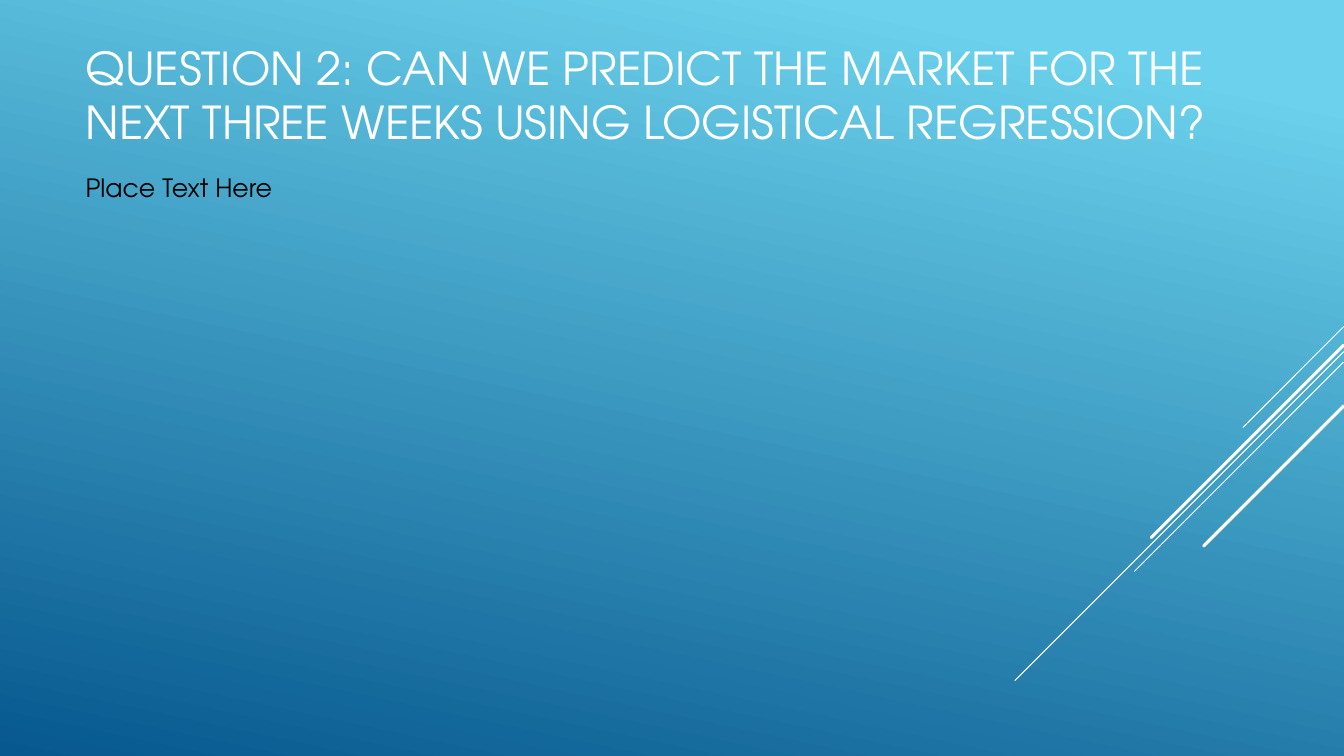
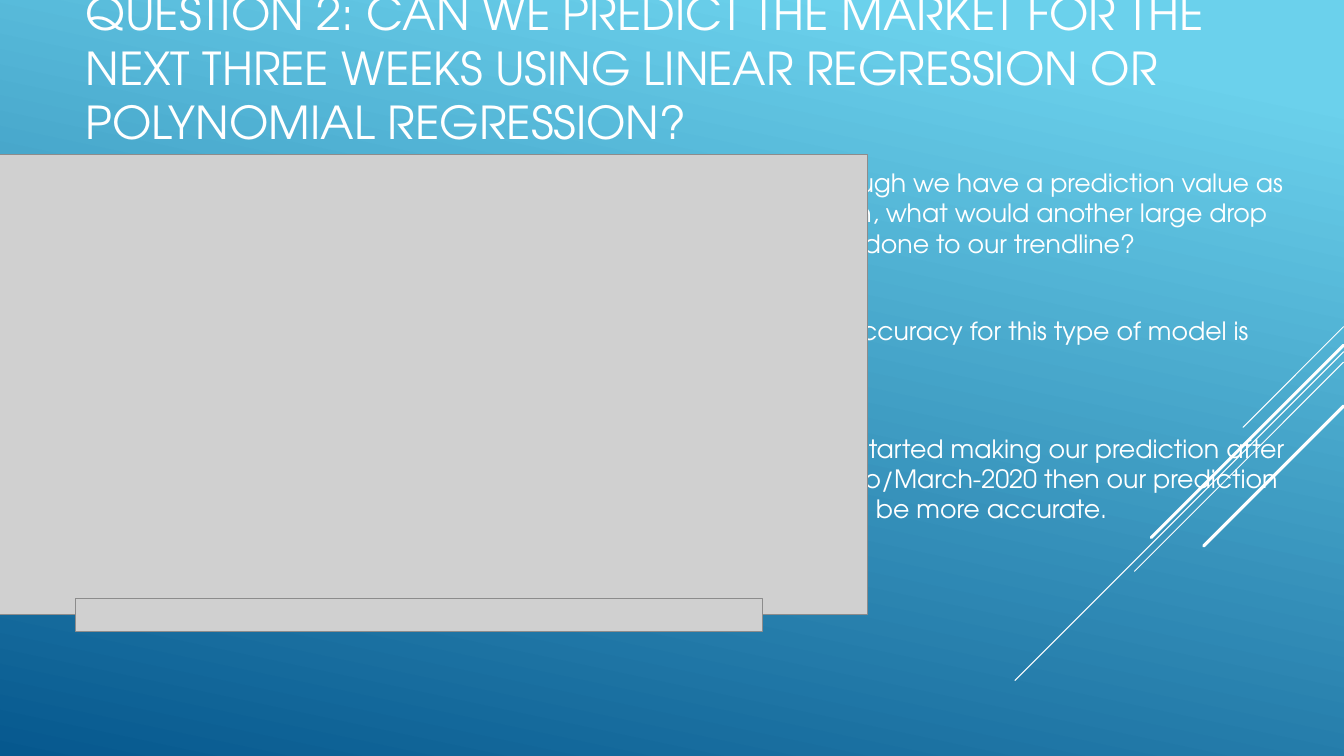
Before and after one commit to Bandelero/Covids-Effect-on-the-Stock-Market, a slide deck: slide 4 of Project1.pptx. Drawn at 1344x756 pixels with LibreOffice and Linux fonts; fonts in the diff are those of the drawing; grey boxes stand for pictures. Boxes give left, top, right and bottom in pixels: in the first picture for what was removed or moved away, otherwise in the second. Text is boxed around its words. In the diff, an @@ line names an element or a change of style, - is before the commit and + after.

Commit message:
Prediction section added

```diff
--- a/Project1.pptx
+++ b/Project1.pptx
@@ title at box(86, 0, 1204, 161): text changed @@
-QUESTION 2: CAN WE PREDICT THE MARKET FOR THE NEXT THREE WEEKS USING LOGISTICAL REGRESSION?
+QUESTION 2: CAN WE PREDICT THE MARKET FOR THE NEXT THREE WEEKS USING LINEAR REGRESSION OR POLYNOMIAL REGRESSION?
@@ picture added at box(0, 154, 868, 615) @@
@@ text at box(794, 166, 1284, 530): text changed; text colour #000000 to #FFFFFF @@
-Place Text Here
+Although we have a prediction value as shown, what would another large drop have done to our trendline?
+The accuracy for this type of model is 63%.
+If we started making our prediction after the dip/March-2020 then our prediction would be more accurate.
@@ picture added at box(76, 599, 762, 631) @@
```
Also in this commit, not shown: 2 slides added.
